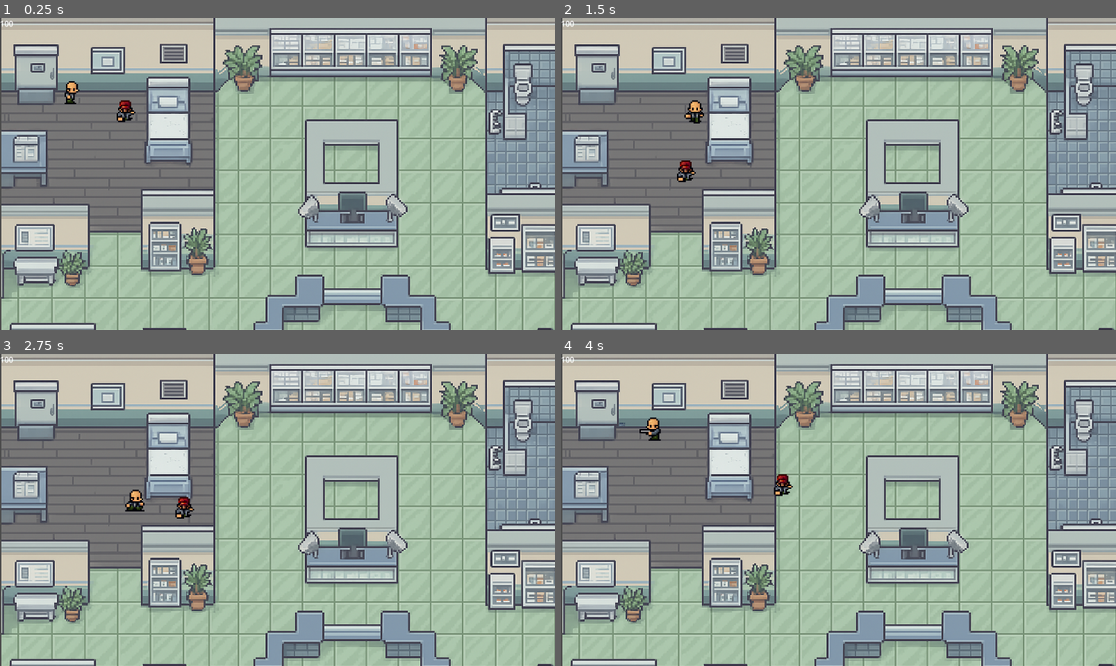
Above: before the commit, frames 1-4 (two rows, left to right).
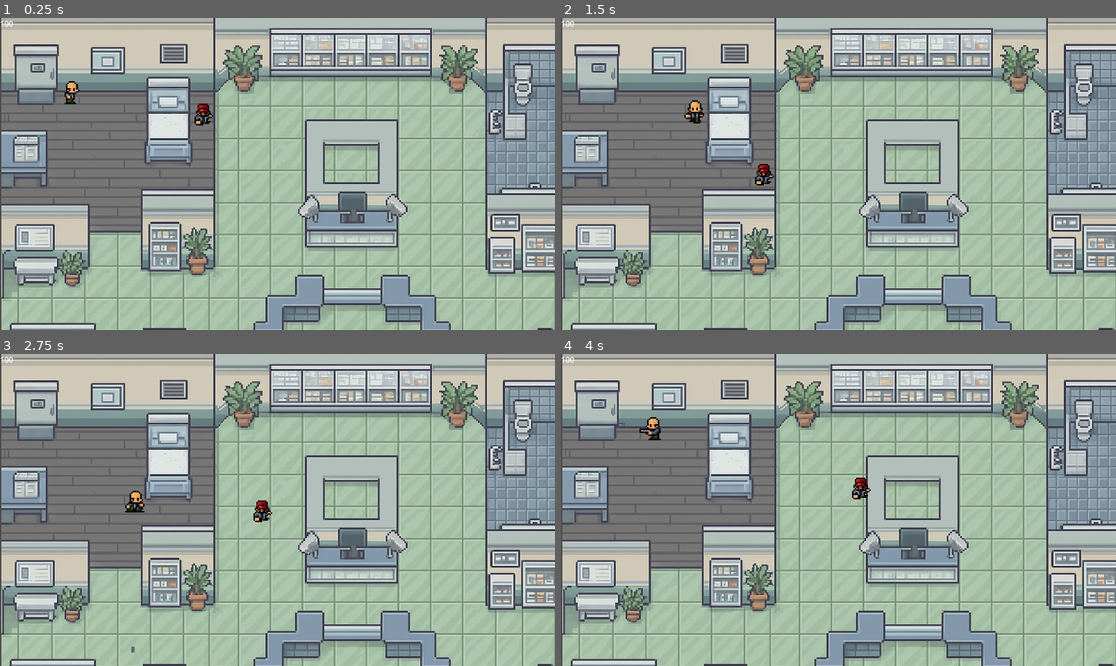
Above: after the commit, the same moments.

Repository: levi-tabosa/trabai_andrea
Game: Godot game, scene res://scenes/main.tscn
Same seed, same stepped clock (60 frames per second), same inputs: the game is played once before the commit and once after it.
Inputs:
- Up to frame 1 (0.25 s): no input
- Up to frame 2 (1.5 s): tap Enter (ui_accept) at 0.5, 0.77 s; hold Right (ui_right) 0.53-1.28 s; tap 1 (select-1) at 0.6 s; hold Down (ui_down) from 1.28 s (still down); tap 2 (select-2) at 1.35 s
- Up to frame 3 (2.75 s): tap Enter (ui_accept) at 1.52 s; release Down (ui_down) at 2.03 s; hold Right (ui_right) from 2.03 s (still down); tap 3 (select-3) at 2.1 s
- Up to frame 4 (4 s): release Right (ui_right) at 2.78 s; hold Up (ui_up) 2.78-3.53 s; tap 4 (select-4) at 2.85 s; tap Enter (ui_accept) at 3.02, 3.77 s; hold Left (ui_left) from 3.53 s (still down); tap 5 (select-5) at 3.6 s

The runs differ from the first frame. In frame 1, 0.3% of the frame differs, in the area x 21-39%, y 26-35%; in frame 2, 0.3%; in frame 3, 0.5%, in the area x 22-50%, y 43-96%; in frame 4, 0.4%.

Commit message:
Update main.tscn

Diff:
--- a/scenes/main.tscn
+++ b/scenes/main.tscn
@@ -18,4 +18,4 @@
 [node name="UI" parent="." instance=ExtResource("6_tefeu")]
 
 [node name="EnemyPath" parent="." instance=ExtResource("6_o6xl0")]
-position = Vector2(259, 166)
+position = Vector2(421, 173)
